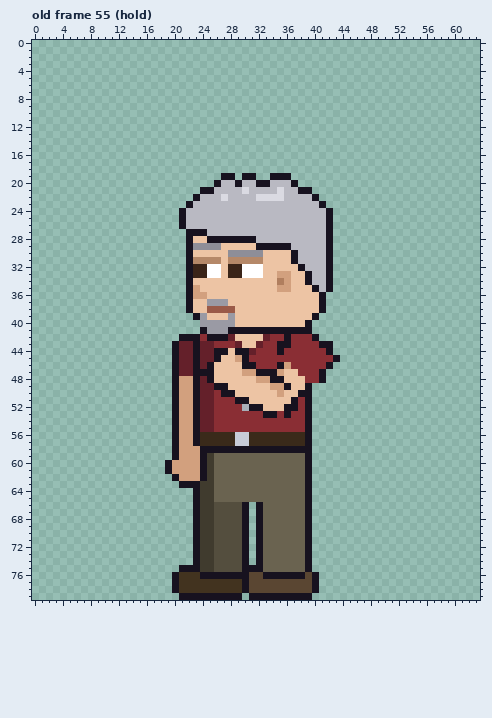
Two versions of one pixel-art file, sprites/expo/expo_grizzle_left_anim.aseprite. The picture above is the old version.
64x80 pixels, 123 frames. Colours within 5 levels of each other are drawn and written as one. Shown: old frame 55 (hold). The commit also changed other frames, which this record leaves out.
The same view after the edit:
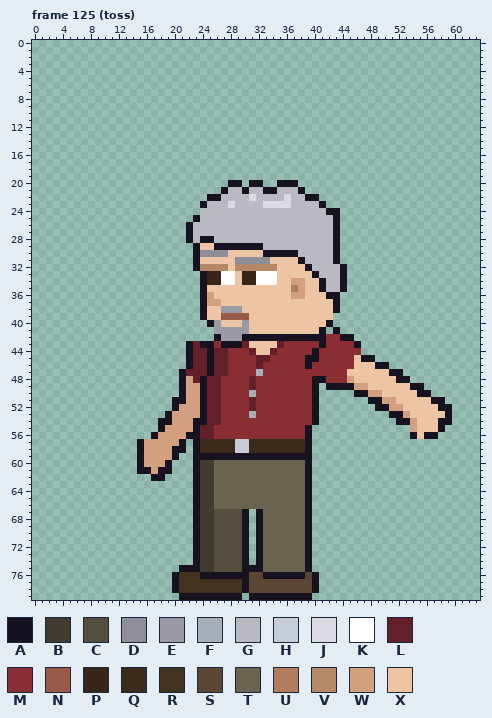
Palette (. is transparent): A #17121f  B #403b2e  C #544e3e  D #8e8e98  E #9a9aa4  F #a8aeb8  G #b9b9c2  H #c8ccd8  J #dadae2  K #ffffff  L #64202a  M #8a2e34  N #9a5a48  P #3a2418  Q #3a2a1a  R #42331f  S #5a4632  T #6a6350  U #b07e5e  V #b58868  W #d2a07e  X #edc4a4
A new or re-ordered frame is compared with the old frame closest to it.
The edit:
frames 123 -> 129
Changed rows in their new state; - is an unchanged pixel.
Frame 125 (toss) is new; against old frame 55 (hold):
first column x 15:
19 ------------..-..--...-----------------------
20 -----------..A-.A-..AA-----------------------
21 ---------...A--A--AAG---.--------------------
22 --------..AAG---JGGGGJ--A--------------------
23 -------..A---J----JJJJ-----------------------
24 ------...-------------------A----------------
25 ------..A------------------GA----------------
26 ------.A-------------------GA----------------
27 --------GG-----------------GA----------------
28 --------GA-GGGGGG----------GA----------------
29 -------.AXXAAAAAA-GGGG-----GA----------------
30 -------.ADDDDXXXXXAAAA-----GA----------------
31 -------.AXXX-XDDDDD---XA---GA----------------
32 -------.AVVVVXVVVVVV---XA--GGA---------------
33 -------..APPKKXPP-KKXX--XA-GGA---------------
34 -------..APPKK-PPKKKXXWWXXAGGA---------------
35 -------..A----------XXUW-XAGGA---------------
36 -------..AW-----------WW--XAA----------------
37 -------..AWWX-------------XXA----------------
38 -------..AXXEEE-----------XXA----------------
39 --------.A--NNNN---------XXX-----------------
40 ---------.A-XX-E--------XXXA-----------------
41 ---------..--EEEXXXXXXXXXXA-A----------------
42 ------.....-EEEAAAAAA-AAA-AMMAA--------------
43 -----..ALAA-AAAL-XXXLM-----MMMMA-------------
44 -----..AL-ALLMMM-XXLM----A-MMMMM-------------
45 -----..AL-ALLMMM-LL-----AA--MMMXAA-----------
46 -----..AL--LLMMMML--MM--A--MMMMXXXAA---------
47 -----.A-LL-LLMMMMFMMMMM---MMMMXXXXXXAA-------
48 -----.A-LALLMMMMLMMMMMMM-A-MMMWXXXXXXAA------
49 -----.A-WA-LMMMMLMMMMMMMMA-AAAAWWXXXXXXAA----
50 -----.A-WA-LMMMMFMMMMMMMMA-----AAWWXXXXXAA---
51 ------A-WA-L--MMLMMMMMM-MA-------AAWWXXXXXAA-
52 --------WA-L---MLMMMMMM-MA--------AAWWXXXXXAA
53 ----AW--WA-L----F-MM-M--MA----------AAWXXXXXA
54 ---AAW---A-L------------MA-----------AAWXXXAA
55 ---AWW---------------------------------WXXXA-
56 --AWWW-A-LLMMMMMMMMMMMMM---------------AXAA--
57 AWWWWWA.-------------------------------------
58 AWWWW-A.AQQQQQHHQQQQQQQQ---------------------
59 AWWWW-..A-AAAAAAAAAAAAAA---------------------
60 AWWW-...AB-----------------------------------
61 AAWA-...AB-----------------------------------
62 --AA-...AB-----------------------------------
63 ------..-------------------------------------
66 -----------TTTTTTT---------------------------
